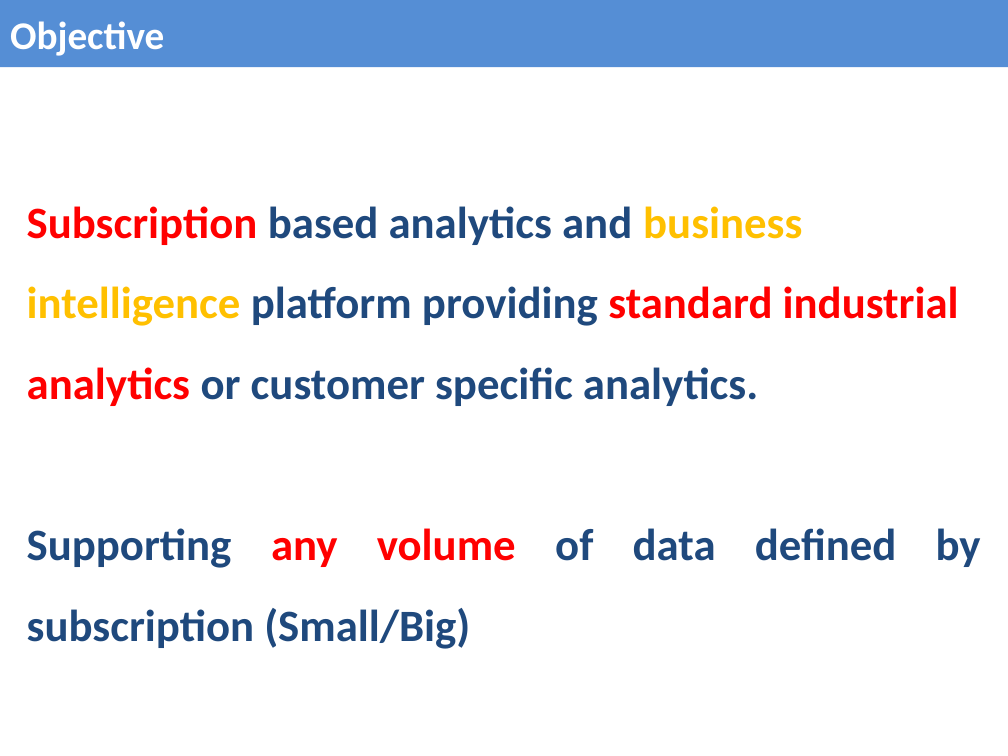
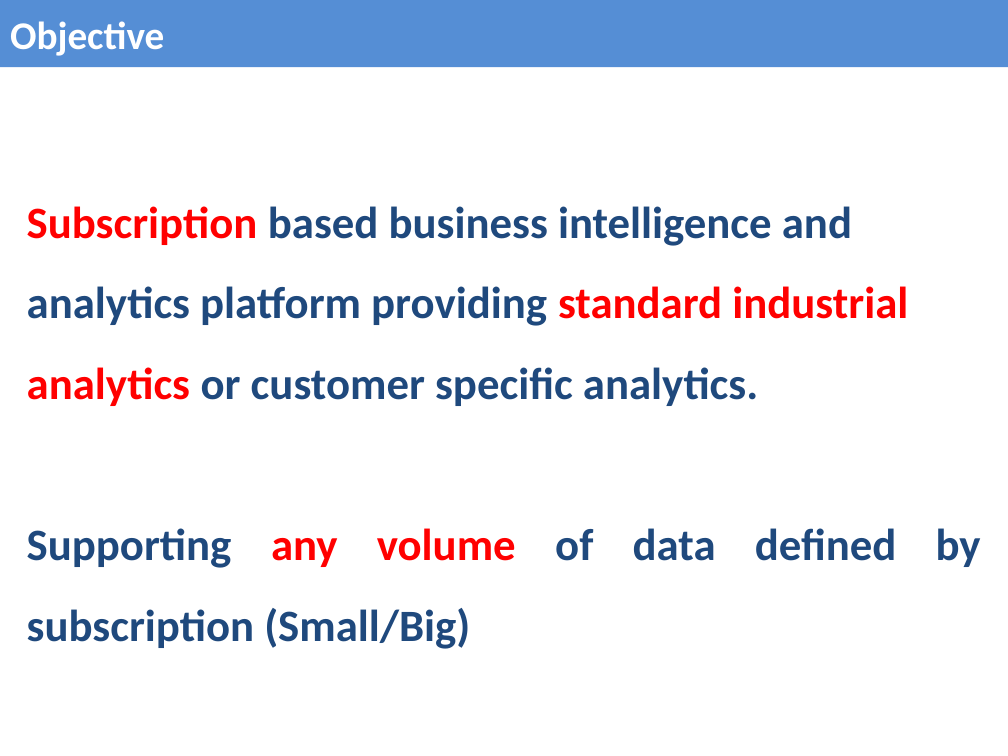
Before and after one commit to ARTanalytics/Requirements, a slide deck: slide 2 of ART Analytics v 0.3.pptx. Drawn at 1008x756 pixels with LibreOffice and Linux fonts; fonts in the diff are those of the drawing. Boxes give left, top, right and bottom in pixels: in the first picture for what was removed or moved away, otherwise in the second. Text is boxed around its words. In the diff, an @@ line names an element or a change of style, - is before the commit and + after.

```diff
--- a/ART Analytics v 0.3.pptx
+++ b/ART Analytics v 0.3.pptx
@@ text at box(27, 206, 908, 406): text changed @@
-Subscription based analytics and business intelligence platform providing standard industrial analytics or customer specific analytics.
+Subscription based business intelligence and analytics platform providing standard industrial analytics or customer specific analytics.
```
Also in this commit, not shown: 8 other slides changed, 5 slides added, 7 slides removed, 1 other file.
